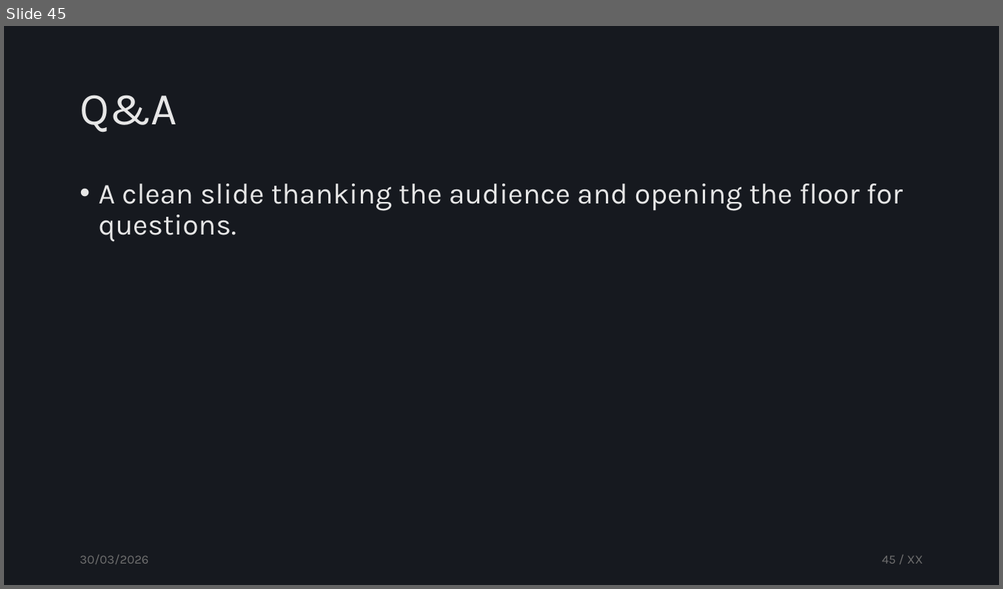
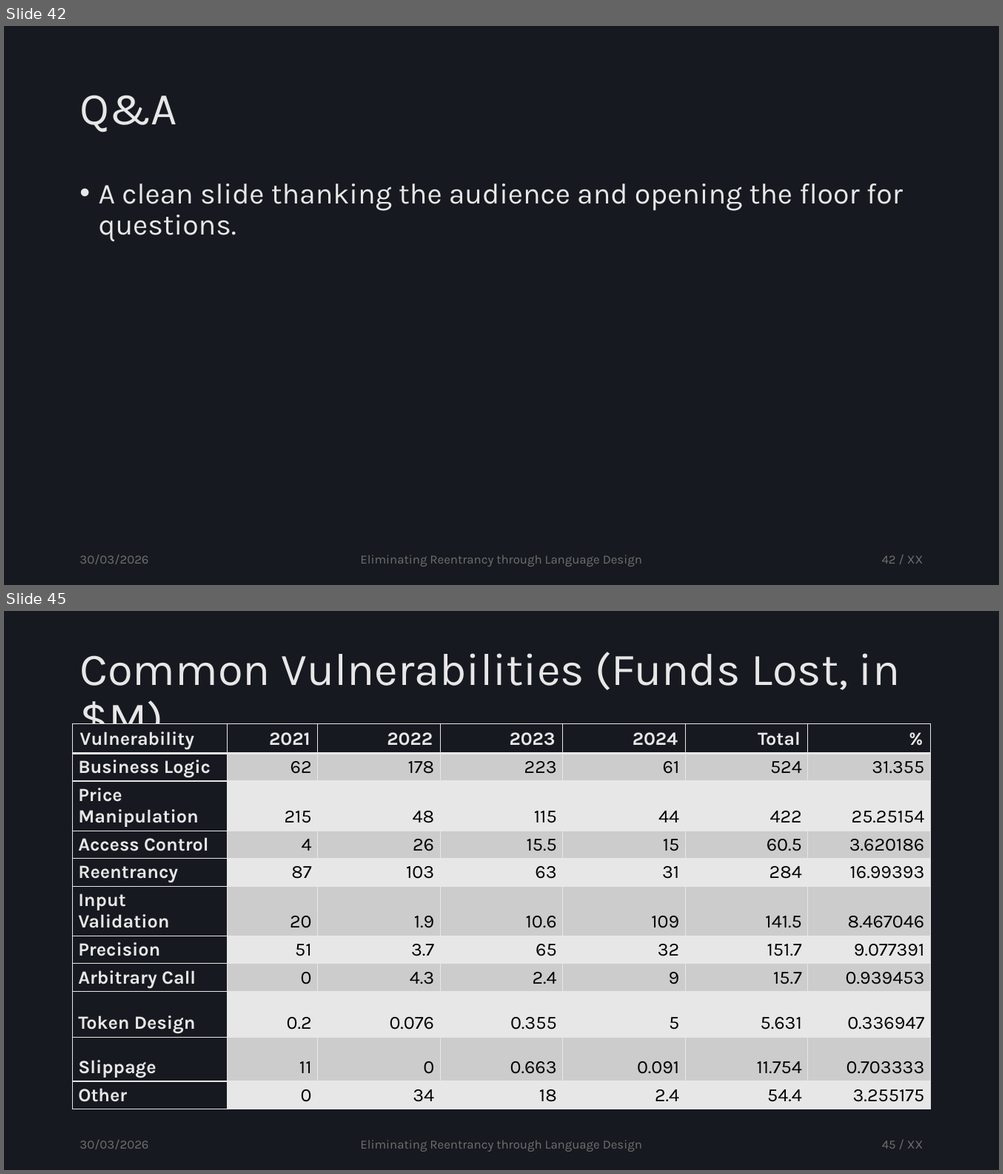
Before and after one commit to tzann/thesis, a slide deck: doc/presentation/Thesis.pptx. Shown one above the other, each under a label of ours: slide 45 before the commit, slides 42 and 45 after it; the slides between them are not shown. The pictures are 1003x589 and 1003x1174 pixels, drawn with LibreOffice and Linux fonts; fonts in the diff are those of the drawing. Boxes give left, top, right and bottom in pixels: in the first picture for what was removed or moved away, otherwise in the second. Text is boxed around its words. In the diff, an @@ line names an element or a change of style, - is before the commit and + after.

```diff
--- a/doc/presentation/Thesis.pptx
+++ b/doc/presentation/Thesis.pptx
@@ slide 45 added at box(4, 611, 999, 1170), background #16191F @@
@@ title added at box(79, 652, 899, 745), 44 pt, text #E7E7E7 @@
+Common Vulnerabilities (Funds Lost, in $M)
@@ table added at box(73, 724, 929, 1105), 11 rows, 7 columns @@
+Vulnerability | 2021 | 2022 | 2023 | 2024 | Total | %
+Business Logic | 62 | 178 | 223 | 61 | 524 | 31.355
+Price Manipulation | 215 | 48 | 115 | 44 | 422 | 25.25154
+Access Control | 4 | 26 | 15.5 | 15 | 60.5 | 3.620186
+Reentrancy | 87 | 103 | 63 | 31 | 284 | 16.99393
+Input Validation | 20 | 1.9 | 10.6 | 109 | 141.5 | 8.467046
+Precision | 51 | 3.7 | 65 | 32 | 151.7 | 9.077391
+Arbitrary Call | 0 | 4.3 | 2.4 | 9 | 15.7 | 0.939453
+Token Design | 0.2 | 0.076 | 0.355 | 5 | 5.631 | 0.336947
+Slippage | 11 | 0 | 0.663 | 0.091 | 11.754 | 0.703333
+Other | 0 | 34 | 18 | 2.4 | 54.4 | 3.255175
@@ text added at box(79, 1140, 148, 1150), 12 pt, text #707070 @@
+30/03/2026
@@ text added at box(360, 1140, 642, 1152), 12 pt, text #707070 @@
+Eliminating Reentrancy through Language Design
@@ page number added at box(882, 1141, 923, 1149), 12 pt, text #707070 @@
+45 / XX
@@ what was slide 45 is now slide 42 @@
@@ slide 42 changed as well @@
@@ text added at box(360, 555, 642, 567), 12 pt, text #707070 @@
+Eliminating Reentrancy through Language Design
@@ page number at box(882, 556, 923, 564): text changed @@
-45 / XX
+42 / XX
```
Also in this commit, not shown: 47 other slides changed, 4 other slides added, 4 slides removed.
